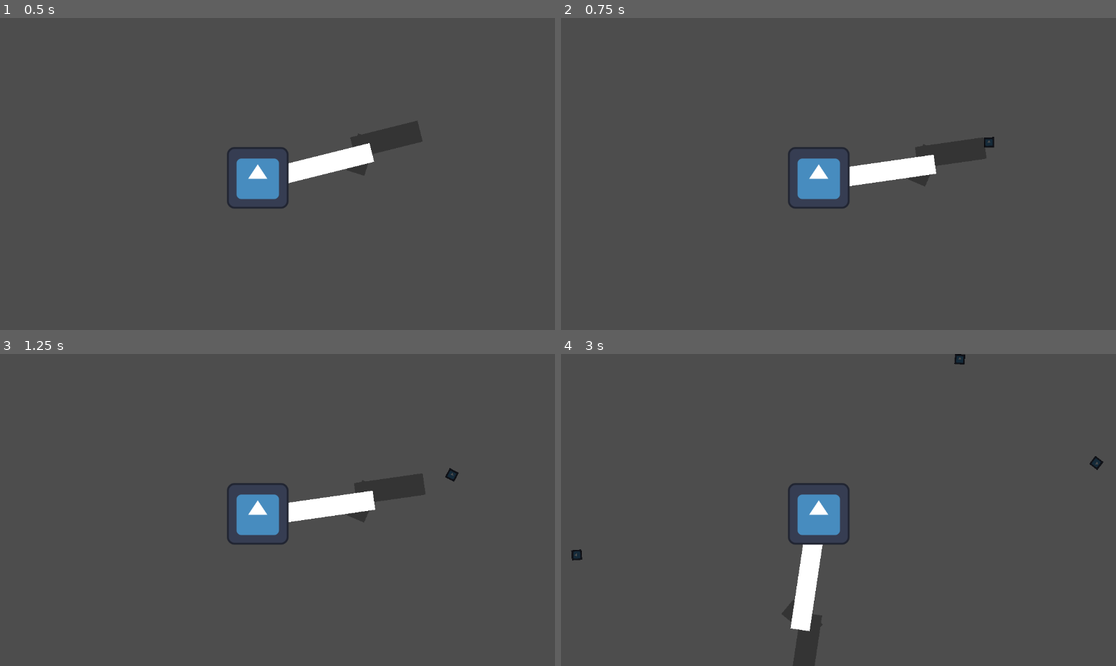
Above: before the commit, frames 1-4 (two rows, left to right).
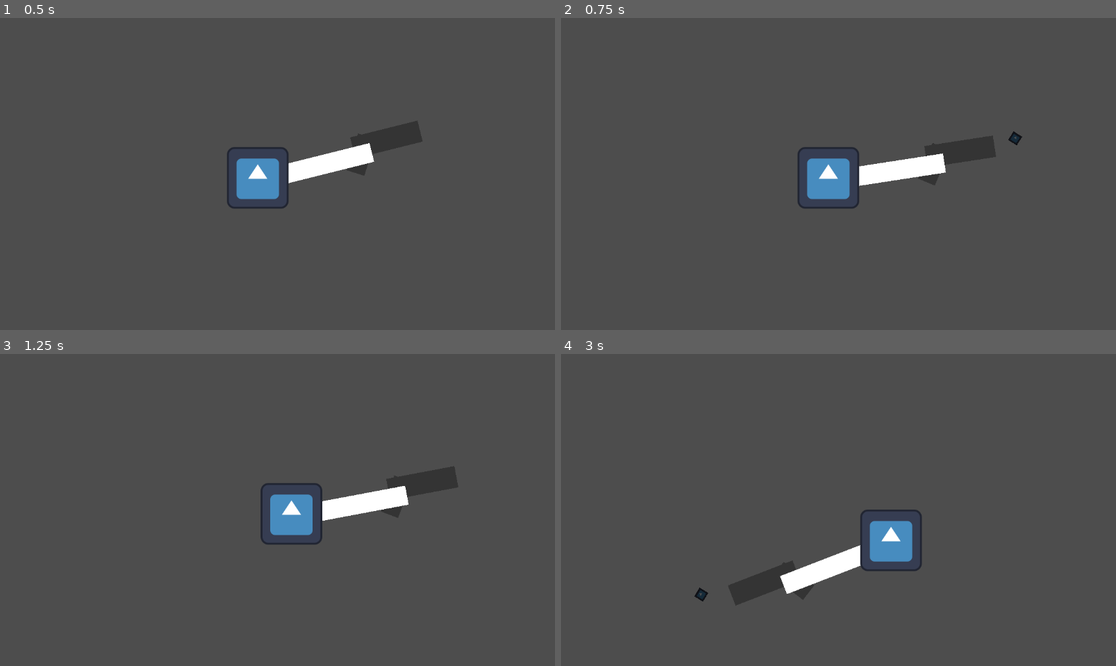
Above: after the commit, the same moments.

Repository: Klaim/godot-test-gunner
Game: Godot game, scene res://main.tscn
The game is run twice, just before and just after one commit, with the same random seed, the same clock (stepped at 60 frames per second) and the same inputs. The engine's default icon, where the game draws it, is replaced by a stand-in: a white triangle on a blue panel in a dark square.
Inputs (mouse positions are in pixels of both pictures, inside the frame that each line leads up to):
- Up to frame 1 (0.5 s): no input
- Up to frame 2 (0.75 s): tap Enter at 0.5 s; move the mouse to (960, 158) at 0.52 s; hold D (player_move_right, bound only after the commit) from 0.53 s (still down); click (960, 158) at 0.6 s
- Up to frame 3 (1.25 s): keep holding D (player_move_right, bound only after the commit)
- Up to frame 4 (3 s): move the mouse to (727, 525) at 1.27 s; release D (player_move_right, bound only after the commit) at 1.28 s; hold S (player_move_down, bound only after the commit) 1.28-2.03 s; click (727, 525) at 1.35 s; move the mouse to (894, 441) at 2.02 s; hold D (player_move_right, bound only after the commit) 2.03-2.78 s; click (894, 441) at 2.1 s; move the mouse to (810, 572) at 2.77 s; hold W (player_move_up, bound only after the commit) from 2.78 s (still down); click (810, 572) at 2.85 s

Frame 1 is identical in both runs. In frame 2, 1.4% of the frame differs, in the area x 40-84%, y 36-62%; in frame 3, 3.2%; in frame 4, 5.5%, in the area x 1-98%, y 0-100%.

Commit message:
Added arm flip to reorient visually when pointing left + movement through keyboard and joystick.

Diff:
--- a/bullet.gd
+++ b/bullet.gd
@@ -2,11 +2,11 @@
 
 class_name Bullet
 
-@export var speed := 100.0
+@export var speed := 500.0
 
 @onready var _graphics : Sprite2D = $Icon
 
 func _process(delta):
-	_graphics.rotate(sin(delta))
+	_graphics.rotate(cos(delta))
 
 	move_local_x(speed * delta)
--- a/gun.gd
+++ b/gun.gd
@@ -10,6 +10,7 @@
 	if Input.is_action_just_pressed("player_fire"):
 		fire()
 
+
 func fire():
 	var bullet := bullet_template.instantiate() as Bullet
 	get_tree().root.add_child(bullet)
--- a/player.gd
+++ b/player.gd
@@ -3,6 +3,20 @@
 class_name Player
 
 @onready var gun_arm : Node2D = $gun_arm
+@export var speed := 100.0
 
 func _process(delta):
-	$gun_arm.look_at(get_viewport().get_mouse_position())
+	_update_movement(delta)
+	_update_gun(delta)
+
+func _update_movement(delta):
+	var direction := Input.get_vector("player_move_left","player_move_right","player_move_up","player_move_down")
+	position += direction.normalized() * speed * delta
+
+func _update_gun(_delta):
+	gun_arm.look_at(get_viewport().get_mouse_position())
+
+	if gun_arm.global_rotation_degrees < 90.0 and gun_arm.global_rotation_degrees > -90.0 :
+		gun_arm.set_scale(Vector2(1.0, 1.0))
+	else:
+		gun_arm.set_scale(Vector2(1.0, -1.0))
--- a/project.godot
+++ b/project.godot
@@ -11,6 +11,7 @@
 [application]
 
 config/name="Gunner"
+config/tags=PackedStringArray("test")
 run/main_scene="res://main.tscn"
 config/features=PackedStringArray("4.1", "Forward Plus")
 config/icon="res://icon.svg"
@@ -23,3 +24,31 @@
 , Object(InputEventKey,"resource_local_to_scene":false,"resource_name":"","device":0,"window_id":0,"alt_pressed":false,"shift_pressed":false,"ctrl_pressed":false,"meta_pressed":false,"pressed":false,"keycode":0,"physical_keycode":32,"key_label":0,"unicode":0,"echo":false,"script":null)
 ]
 }
+player_move_up={
+"deadzone": 0.5,
+"events": [Object(InputEventKey,"resource_local_to_scene":false,"resource_name":"","device":-1,"window_id":0,"alt_pressed":false,"shift_pressed":false,"ctrl_pressed":false,"meta_pressed":false,"pressed":false,"keycode":0,"physical_keycode":87,"key_label":0,"unicode":119,"echo":false,"script":null)
+, Object(InputEventKey,"resource_local_to_scene":false,"resource_name":"","device":-1,"window_id":0,"alt_pressed":false,"shift_pressed":false,"ctrl_pressed":false,"meta_pressed":false,"pressed":false,"keycode":0,"physical_keycode":4194320,"key_label":0,"unicode":0,"echo":false,"script":null)
+, Object(InputEventJoypadMotion,"resource_local_to_scene":false,"resource_name":"","device":-1,"axis":1,"axis_value":-1.0,"script":null)
+]
+}
+player_move_down={
+"deadzone": 0.5,
+"events": [Object(InputEventJoypadMotion,"resource_local_to_scene":false,"resource_name":"","device":-1,"axis":1,"axis_value":1.0,"script":null)
+, Object(InputEventKey,"resource_local_to_scene":false,"resource_name":"","device":-1,"window_id":0,"alt_pressed":false,"shift_pressed":false,"ctrl_pressed":false,"meta_pressed":false,"pressed":false,"keycode":0,"physical_keycode":83,"key_label":0,"unicode":115,"echo":false,"script":null)
+, Object(InputEventKey,"resource_local_to_scene":false,"resource_name":"","device":-1,"window_id":0,"alt_pressed":false,"shift_pressed":false,"ctrl_pressed":false,"meta_pressed":false,"pressed":false,"keycode":0,"physical_keycode":4194322,"key_label":0,"unicode":0,"echo":false,"script":null)
+]
+}
+player_move_left={
+"deadzone": 0.5,
+"events": [Object(InputEventKey,"resource_local_to_scene":false,"resource_name":"","device":-1,"window_id":0,"alt_pressed":false,"shift_pressed":false,"ctrl_pressed":false,"meta_pressed":false,"pressed":false,"keycode":0,"physical_keycode":65,"key_label":0,"unicode":97,"echo":false,"script":null)
+, Object(InputEventJoypadMotion,"resource_local_to_scene":false,"resource_name":"","device":-1,"axis":0,"axis_value":-1.0,"script":null)
+, Object(InputEventKey,"resource_local_to_scene":false,"resource_name":"","device":-1,"window_id":0,"alt_pressed":false,"shift_pressed":false,"ctrl_pressed":false,"meta_pressed":false,"pressed":false,"keycode":0,"physical_keycode":4194319,"key_label":0,"unicode":0,"echo":false,"script":null)
+]
+}
+player_move_right={
+"deadzone": 0.5,
+"events": [Object(InputEventKey,"resource_local_to_scene":false,"resource_name":"","device":-1,"window_id":0,"alt_pressed":false,"shift_pressed":false,"ctrl_pressed":false,"meta_pressed":false,"pressed":false,"keycode":0,"physical_keycode":68,"key_label":0,"unicode":100,"echo":false,"script":null)
+, Object(InputEventKey,"resource_local_to_scene":false,"resource_name":"","device":-1,"window_id":0,"alt_pressed":false,"shift_pressed":false,"ctrl_pressed":false,"meta_pressed":false,"pressed":false,"keycode":0,"physical_keycode":4194321,"key_label":0,"unicode":0,"echo":false,"script":null)
+, Object(InputEventJoypadMotion,"resource_local_to_scene":false,"resource_name":"","device":-1,"axis":0,"axis_value":1.0,"script":null)
+]
+}
